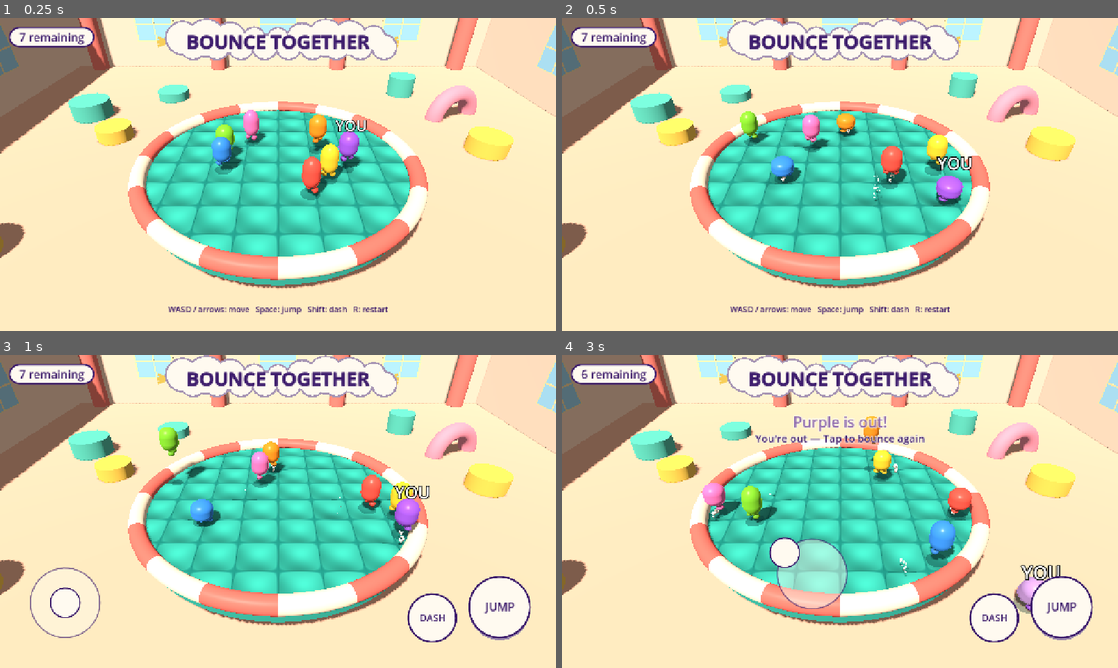
Above: before the commit, frames 1-4 (two rows, left to right).
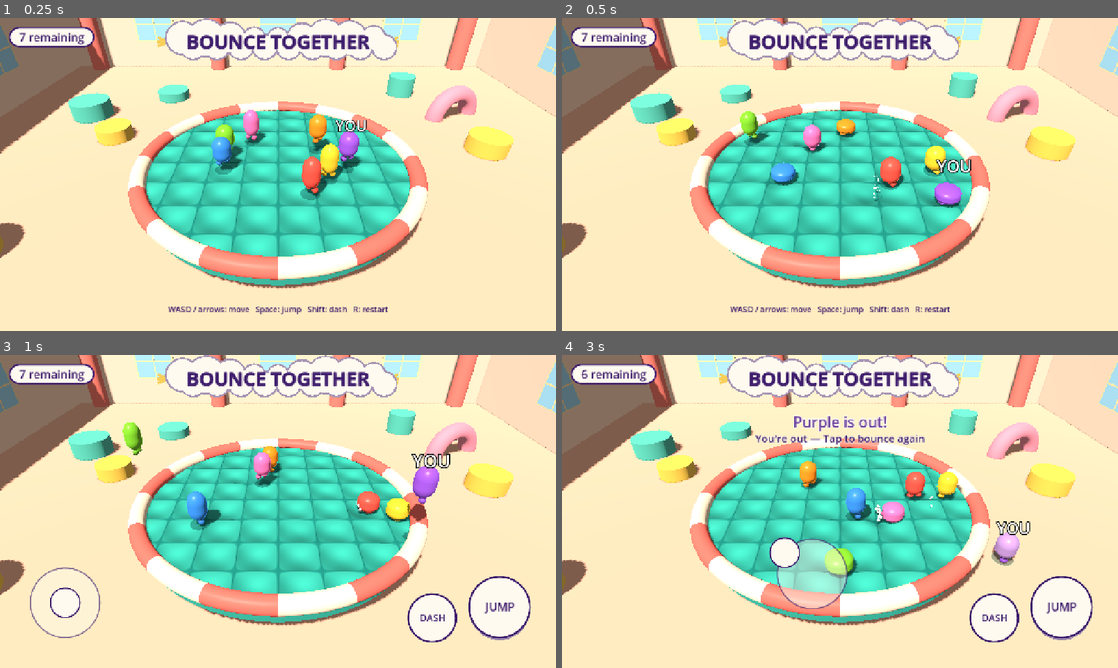
Above: after the commit, the same moments.

Repository: oronanschel/bounce-together
Game: Godot game, scene res://scenes/main.tscn
Same seed, same stepped clock (60 frames per second), same inputs: the game is played once before the commit and once after it.
Inputs (mouse positions are in pixels of both pictures, inside the frame that each line leads up to):
- Up to frame 1 (0.25 s): no input
- Up to frame 2 (0.5 s): no input
- Up to frame 3 (1 s): move the mouse to (400, 495) at 0.52 s; hold D (move_right) from 0.53 s (still down); hold Space (jump) from 0.53 s (still down); click (400, 495) at 0.67 s
- Up to frame 4 (3 s): release D (move_right) at 1.25 s; release Space (jump) at 1.25 s; drag from (728, 527) to (812, 574) at 1.27 s; tap Enter at 2, 2.75 s; move the mouse to (895, 442) at 2.02 s; hold D (move_right) 2.03-2.75 s; hold Space (jump) 2.03-2.75 s; drag from (812, 574) to (673, 464) at 2.77 s

Frame 1 is identical in both runs. In frame 2, 2.2% of the frame differs, in the area x 35-74%, y 30-61%; in frame 3, 3.3%; in frame 4, 5.9%, in the area x 25-90%, y 19-83%.

Commit message:
Prototype damped cushion landings
Assisted-by: Codex:GPT-6 (Karma42 agent codex-bouncer)

Diff:
--- a/scripts/main.gd
+++ b/scripts/main.gd
@@ -266,6 +266,6 @@
 		var outward_speed := total_motion.dot(outward)
 		if outward_speed <= 0.0 or outward_speed >= Tuning.RIM_BREAK_SPEED:
 			continue
-		var correction := outward * (outward_speed * (1.0 + Tuning.RIM_RESTITUTION))
+		var correction := outward * (outward_speed + minf(outward_speed * Tuning.RIM_RESTITUTION, Tuning.RIM_MAX_REBOUND_SPEED))
 		p.apply_impulse(-Vector3(correction.x, 0, correction.y))
 		rim_cooldowns[p] = Tuning.RIM_COOLDOWN
--- a/scripts/physics_tuning.gd
+++ b/scripts/physics_tuning.gd
@@ -13,7 +13,12 @@
 const FALL_GRAVITY_MULTIPLIER := 1.6
 const TERMINAL_FALL_SPEED := 25.0
 const BOUNCE_RATIO := 0.5
-const MIN_BOUNCE_VELOCITY := 5.0
+const MIN_BOUNCE_IMPACT := 4.0
+const CUSHION_DEPTH_PER_SPEED := 0.03
+const CUSHION_MIN_DEPTH := 0.12
+const CUSHION_MAX_DEPTH := 0.4
+const CUSHION_DURATION := 0.22
+const CUSHION_ACCEL_FACTOR := 0.8
 const TIMED_BOUNCE_BONUS := 7.0
 const MAX_TIMED_BOUNCE_VELOCITY := 15.0
 const JUMP_BUFFER_SECONDS := 0.12
@@ -28,6 +33,7 @@
 const RIM_HEIGHT := 1.4
 const RIM_BREAK_SPEED := 10.0
 const RIM_RESTITUTION := 0.8
+const RIM_MAX_REBOUND_SPEED := 2.0
 const RIM_COOLDOWN := 0.35
 const HIT_DISTANCE := 1.12
 const HIT_COOLDOWN := 0.55
--- a/scripts/player.gd
+++ b/scripts/player.gd
@@ -20,6 +20,11 @@
 var _was_on_floor := false
 var _last_fall_speed := 0.0
 var _jump_buffer := 0.0
+var _cushion_active := false
+var _cushion_elapsed := 0.0
+var _cushion_depth := 0.0
+var _cushion_rebound := 0.0
+var _cushion_timed := false
 var _dash_requested := false
 var _dash_cooldown := 0.0
 var _last_direction := Vector2.DOWN
@@ -76,13 +81,30 @@
 		acceleration = Tuning.GROUND_DECEL
 	if _hit_control_time > 0.0:
 		acceleration *= Tuning.HIT_CONTROL_FACTOR
+	if _cushion_active:
+		acceleration *= Tuning.CUSHION_ACCEL_FACTOR
 	velocity.x = move_toward(velocity.x, target.x, acceleration * delta)
 	velocity.z = move_toward(velocity.z, target.z, acceleration * delta)
 
 	_jump_buffer = maxf(0.0, _jump_buffer - delta)
 	if not is_out and (bot_jump if is_bot else Input.is_action_just_pressed("jump")):
 		_jump_buffer = Tuning.JUMP_BUFFER_SECONDS
-	if is_on_floor() and not is_out and _was_on_floor and _jump_buffer > 0.0:
+	if _cushion_active:
+		if _jump_buffer > 0.0 and not _cushion_timed:
+			_cushion_rebound = minf(Tuning.MAX_TIMED_BOUNCE_VELOCITY, _cushion_rebound + Tuning.TIMED_BOUNCE_BONUS)
+			_cushion_timed = true
+			_jump_buffer = 0.0
+		_cushion_elapsed += delta
+		var phase := minf(_cushion_elapsed / Tuning.CUSHION_DURATION, 1.0)
+		_visual.position.y = -_cushion_depth * sin(PI * phase)
+		velocity.y = 0.0
+		if phase >= 1.0:
+			_cushion_active = false
+			_visual.position.y = 0.0
+			velocity.y = _cushion_rebound
+			if velocity.y > 0.0:
+				launched.emit(velocity.y, _cushion_timed)
+	if is_on_floor() and not is_out and not _cushion_active and _was_on_floor and _jump_buffer > 0.0:
 		velocity.y = Tuning.JUMP_VELOCITY
 		_jump_buffer = 0.0
 		launched.emit(velocity.y, false)
@@ -96,12 +118,15 @@
 		_visual.land(impact)
 		landed.emit(impact)
 		if not is_out:
-			velocity.y = maxf(Tuning.MIN_BOUNCE_VELOCITY, impact * Tuning.BOUNCE_RATIO)
-			var timed := _jump_buffer > 0.0
-			if timed:
-				velocity.y = minf(Tuning.MAX_TIMED_BOUNCE_VELOCITY, velocity.y + Tuning.TIMED_BOUNCE_BONUS)
+			_cushion_active = true
+			_cushion_elapsed = 0.0
+			_cushion_depth = clampf(impact * Tuning.CUSHION_DEPTH_PER_SPEED, Tuning.CUSHION_MIN_DEPTH, Tuning.CUSHION_MAX_DEPTH)
+			_cushion_rebound = impact * Tuning.BOUNCE_RATIO if impact >= Tuning.MIN_BOUNCE_IMPACT else 0.0
+			_cushion_timed = _jump_buffer > 0.0
+			if _cushion_timed:
+				_cushion_rebound = minf(Tuning.MAX_TIMED_BOUNCE_VELOCITY, _cushion_rebound + Tuning.TIMED_BOUNCE_BONUS)
 				_jump_buffer = 0.0
-			launched.emit(velocity.y, timed)
+			velocity.y = 0.0
 	_was_on_floor = is_on_floor()
 
 	_visual.face(input, delta)
--- a/tests/bounce_smoke.gd
+++ b/tests/bounce_smoke.gd
@@ -24,7 +24,7 @@
 	p.position = Vector3(0, 0.5, 0)
 	p.velocity = Vector3(0, -6, 0)
 	var normal := await _wait_for_rebound(p)
-	assert(normal >= Tuning.MIN_BOUNCE_VELOCITY - 0.01)
+	assert(normal > 0.0)
 	# Fresh bouncer state so prior floor contacts cannot affect the timing check.
 	game.start_round()
 	p = game.players[0]
--- a/tests/feel_smoke.gd
+++ b/tests/feel_smoke.gd
@@ -15,8 +15,10 @@
 	var rebound := false
 	var low_y := 0.0
 	var apex := 0.0
+	var max_sink := 0.0
 	for i in 240:
 		await physics_frame
+		max_sink = maxf(max_sink, -p._visual.position.y)
 		if not rebound and p.velocity.y > 0.0:
 			rebound = true
 			low_y = p.position.y
@@ -26,6 +28,7 @@
 			if p.velocity.y <= 0.0:
 				break
 	assert(rebound and apex - low_y <= 1.2, "Passive rebound exceeded 60% of a 2-unit drop")
+	assert(max_sink >= 0.12 and max_sink <= 0.4, "Cushion sink is outside its intended range")
 	game.start_round()
 	p = game.players[0]
 	for i in range(1, game.players.size()):
@@ -40,9 +43,20 @@
 			midpoint = p.position.x
 	Input.action_release("move_right")
 	assert(p.position.x >= midpoint - 0.5, "Holding toward the rim pushed the player backward")
+	var max_backward := 0.0
 	for i in 30:
 		await physics_frame
+		max_backward = maxf(max_backward, -p.velocity.x)
+	assert(max_backward <= 2.0, "Rim pushed backward too strongly after release")
 	assert(absf(p.velocity.x) < 0.5, "Player kept sliding after release")
+	p.position = Vector3(0, 2, 0)
+	p.velocity = Vector3.ZERO
+	p.apply_impulse(Vector3(15, 0, 0))
+	Input.action_press("move_left")
+	for i in 36:
+		await physics_frame
+	Input.action_release("move_left")
+	assert(p.velocity.x <= 0.0 and p._hit_control_time <= 0.0, "Player could not steer against a hit within 0.6 seconds")
 	game.start_round()
 	p = game.players[0]
 	for i in range(1, game.players.size()):
@@ -55,5 +69,5 @@
 		if p.is_out:
 			break
 	assert(p.is_out and game._remaining() == 6, "A bouncer falling beyond the arena was not eliminated")
-	print("FEEL CHECK PASSED: rebound height=%.2f; rim, stop and outside fall passed" % (apex - low_y))
+	print("FEEL CHECK PASSED: rebound=%.2f sink=%.2f; rim, stop and outside fall passed" % [apex - low_y, max_sink])
 	quit()
Binary file added: docs/screenshots/cushion-prototype.png
Not shown, changed: build/web-compact/index.pck.wasm
Not shown, changed: build/web/index.pck
